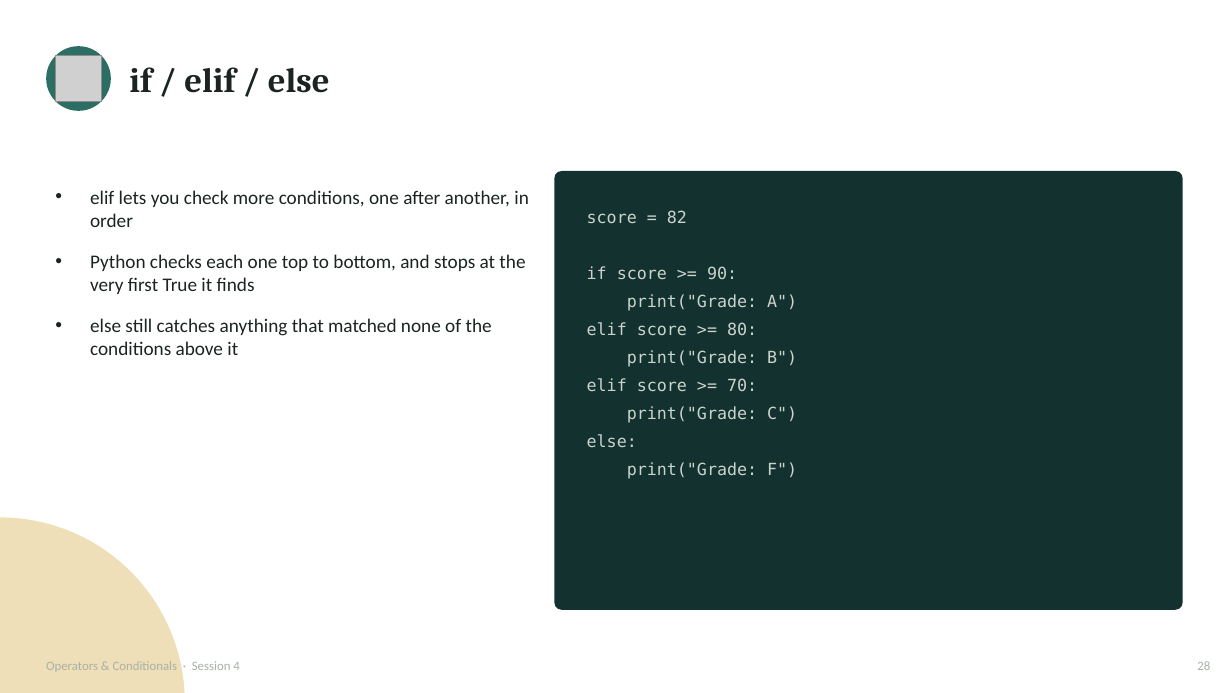
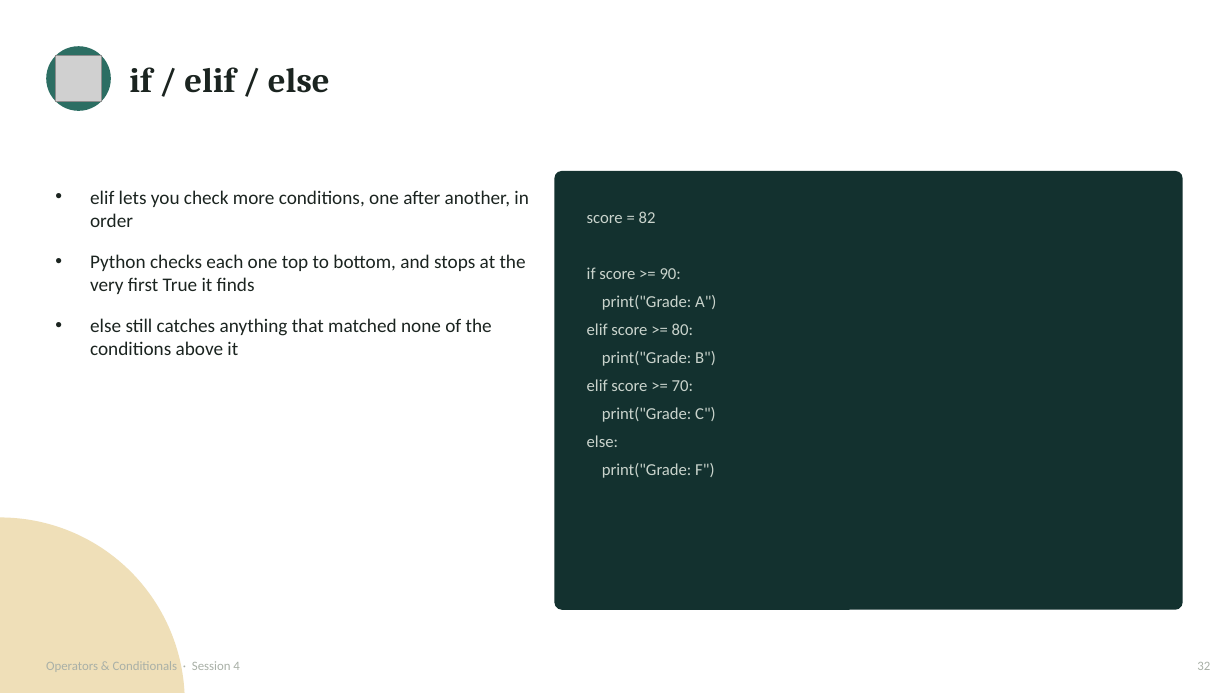
Before and after one commit to waseem-development/ai-ml-course, a slide deck: slide 32 of slides/3_session4_operators_conditionals.pptx (slide 28 before the commit). Drawn at 1232x693 pixels with LibreOffice and Linux fonts; fonts in the diff are those of the drawing; grey boxes stand for pictures. Boxes give left, top, right and bottom in pixels: in the first picture for what was removed or moved away, otherwise in the second. Text is boxed around its words. In the diff, an @@ line names an element or a change of style, - is before the commit and + after.

```diff
--- a/slides/3_session4_operators_conditionals.pptx
+++ b/slides/3_session4_operators_conditionals.pptx
@@ text "score = 82" at [587,211,716,478]: font DejaVu Sans Mono to Calibri @@
@@ text at [1197,662,1210,670]: text changed @@
-28
+32
```
Also in this commit, not shown: 41 other slides changed, 7 slides added, 5 other files.
